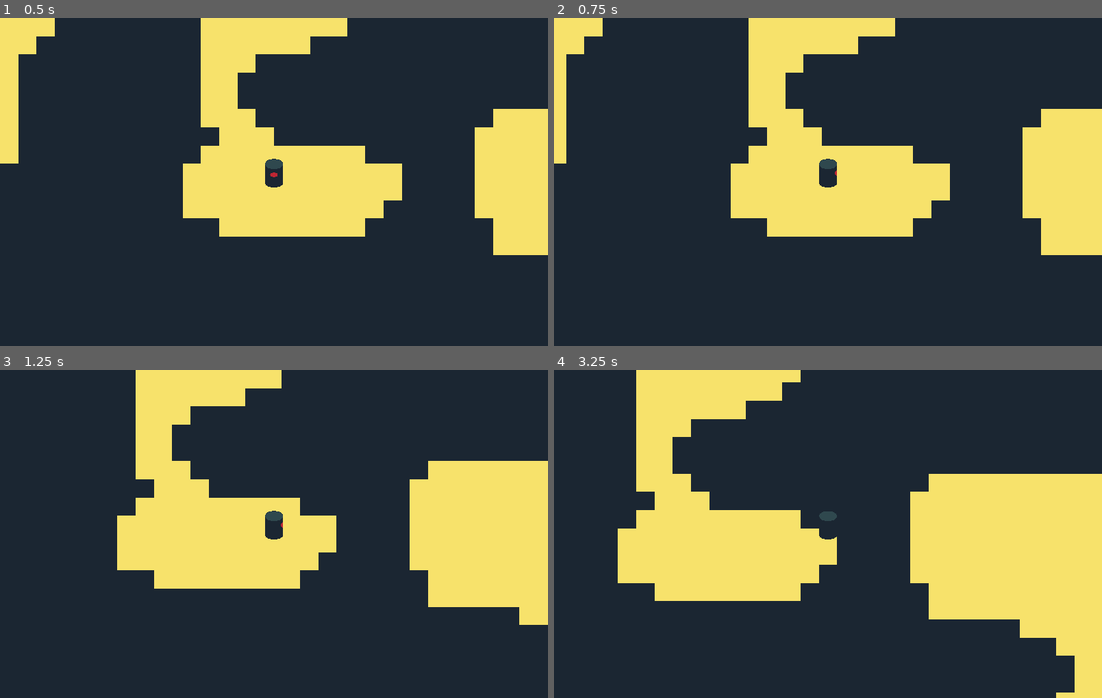
Above: before the commit, frames 1-4 (two rows, left to right).
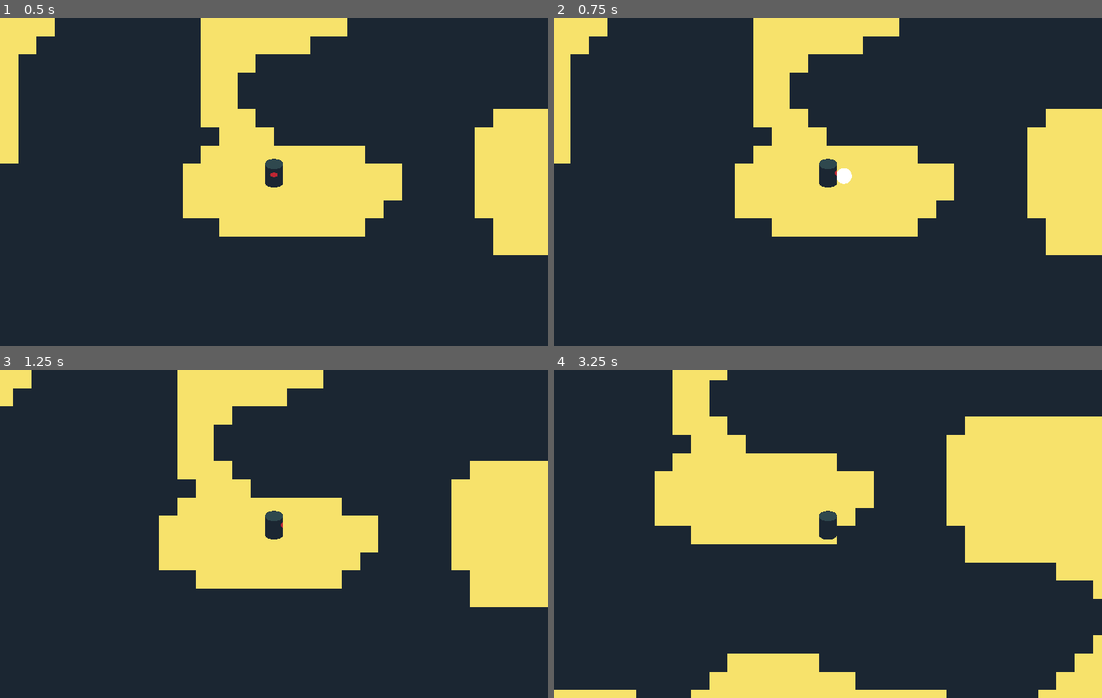
Above: after the commit, the same moments.

Repository: gamkedo-la/Jungle-Adventure
Game: Godot game, scene res://World.tscn
The game is run twice, just before and just after one commit, with the same random seed, the same clock (stepped at 60 frames per second) and the same inputs.
Inputs:
- Up to frame 1 (0.5 s): no input
- Up to frame 2 (0.75 s): tap Enter at 0.5 s; hold Right (ui_right) from 0.53 s (still down); tap C (action, bound only after the commit) at 0.6 s
- Up to frame 3 (1.25 s): keep holding Right (ui_right)
- Up to frame 4 (3.25 s): release Right (ui_right) at 1.28 s; hold Down (ui_down) 1.28-2.03 s; tap C (action, bound only after the commit) at 1.35, 2.1, 2.85 s; hold Right (ui_right) 2.03-2.78 s; hold Up (ui_up) from 2.78 s (still down)

Frame 1 is identical in both runs. In frame 2, 2.0% of the frame differs, in the area x 2-90%, y 0-73%; in frame 3, 14%; in frame 4, 35%, in the area x 0-100%, y 0-100%.

Commit message:
Player strike box

Diff:
--- a/Player/Player.gd
+++ b/Player/Player.gd
@@ -1,10 +1,16 @@
 extends KinematicBody2D
+
+enum {
+	MOVE,
+	STRIKE
+}
 
 export var ACCELERATION = 1000
 export var MAX_SPEED = 500
 export var ROLL_SPEED = 120
 export var FRICTION = 1500
 
+var state = MOVE
 var velocity = Vector2.ZERO
 var input_vector = Vector2.ZERO
 
@@ -13,6 +19,13 @@
 onready var animationState = animationTree.get("parameters/playback")
 
 func _process(delta):
+	match state:
+		MOVE:
+			state_move(delta)
+		STRIKE:
+			state_strike(delta)
+
+func state_move(delta):
 	input_vector = Vector2.ZERO
 	input_vector.x = Input.get_action_strength("ui_right") - Input.get_action_strength("ui_left")
 	input_vector.y = Input.get_action_strength("ui_down") - Input.get_action_strength("ui_up")
@@ -21,7 +34,25 @@
 	if !input_vector.is_equal_approx(Vector2.ZERO):
 		velocity = velocity.move_toward(input_vector * MAX_SPEED, ACCELERATION * delta)
 		animationTree.set("parameters/Idle/blend_position", input_vector)
+		animationTree.set("parameters/Strike/blend_position", input_vector)
+		animationState.travel("Idle")
 	else:
 		velocity = velocity.move_toward(Vector2.ZERO, FRICTION * delta)
 
+	if velocity.is_equal_approx(Vector2.ZERO):
+		animationState.travel("Idle")
+	if Input.is_action_just_pressed("action"):
+		state = STRIKE
+
 	velocity = move_and_slide(velocity)
+
+
+func state_strike(delta):
+	animationState.travel("Strike")
+	velocity = velocity.move_toward(Vector2.ZERO, FRICTION * delta)
+	velocity = move_and_slide(velocity)
+
+
+
+func set_state_to_move():
+	state = MOVE
--- a/Player/Player.tscn
+++ b/Player/Player.tscn
@@ -71,37 +71,289 @@
 "values": [ 2 ]
 }
 
-[sub_resource type="AnimationNodeAnimation" id=6]
+[sub_resource type="Animation" id=6]
+resource_name = "StrikeDown"
+length = 0.2
+tracks/0/type = "value"
+tracks/0/path = NodePath("Sprite:frame")
+tracks/0/interp = 1
+tracks/0/loop_wrap = true
+tracks/0/imported = false
+tracks/0/enabled = true
+tracks/0/keys = {
+"times": PoolRealArray( 0, 0.1 ),
+"transitions": PoolRealArray( 1, 1 ),
+"update": 1,
+"values": [ 7, 6 ]
+}
+tracks/1/type = "method"
+tracks/1/path = NodePath(".")
+tracks/1/interp = 1
+tracks/1/loop_wrap = true
+tracks/1/imported = false
+tracks/1/enabled = true
+tracks/1/keys = {
+"times": PoolRealArray( 0.2 ),
+"transitions": PoolRealArray( 1 ),
+"values": [ {
+"args": [  ],
+"method": "set_state_to_move"
+} ]
+}
+tracks/2/type = "value"
+tracks/2/path = NodePath("Position2D/Area2D/CollisionShape2D:disabled")
+tracks/2/interp = 1
+tracks/2/loop_wrap = true
+tracks/2/imported = false
+tracks/2/enabled = true
+tracks/2/keys = {
+"times": PoolRealArray( 0, 0.1 ),
+"transitions": PoolRealArray( 1, 1 ),
+"update": 1,
+"values": [ true, false ]
+}
+tracks/3/type = "value"
+tracks/3/path = NodePath("Position2D:rotation_degrees")
+tracks/3/interp = 1
+tracks/3/loop_wrap = true
+tracks/3/imported = false
+tracks/3/enabled = true
+tracks/3/keys = {
+"times": PoolRealArray( 0 ),
+"transitions": PoolRealArray( 1 ),
+"update": 0,
+"values": [ 0.0 ]
+}
+
+[sub_resource type="Animation" id=7]
+resource_name = "StrikeLeft"
+length = 0.2
+tracks/0/type = "value"
+tracks/0/path = NodePath("Sprite:frame")
+tracks/0/interp = 1
+tracks/0/loop_wrap = true
+tracks/0/imported = false
+tracks/0/enabled = true
+tracks/0/keys = {
+"times": PoolRealArray( 0, 0.1 ),
+"transitions": PoolRealArray( 1, 1 ),
+"update": 1,
+"values": [ 1, 0 ]
+}
+tracks/1/type = "method"
+tracks/1/path = NodePath(".")
+tracks/1/interp = 1
+tracks/1/loop_wrap = true
+tracks/1/imported = false
+tracks/1/enabled = true
+tracks/1/keys = {
+"times": PoolRealArray( 0.2 ),
+"transitions": PoolRealArray( 1 ),
+"values": [ {
+"args": [  ],
+"method": "set_state_to_move"
+} ]
+}
+tracks/2/type = "value"
+tracks/2/path = NodePath("Position2D/Area2D/CollisionShape2D:disabled")
+tracks/2/interp = 1
+tracks/2/loop_wrap = true
+tracks/2/imported = false
+tracks/2/enabled = true
+tracks/2/keys = {
+"times": PoolRealArray( 0, 0.1 ),
+"transitions": PoolRealArray( 1, 1 ),
+"update": 1,
+"values": [ false, true ]
+}
+tracks/3/type = "value"
+tracks/3/path = NodePath("Position2D:rotation_degrees")
+tracks/3/interp = 1
+tracks/3/loop_wrap = true
+tracks/3/imported = false
+tracks/3/enabled = true
+tracks/3/keys = {
+"times": PoolRealArray( 0 ),
+"transitions": PoolRealArray( 1 ),
+"update": 0,
+"values": [ 90.0 ]
+}
+
+[sub_resource type="Animation" id=8]
+resource_name = "StrikeRight"
+length = 0.2
+tracks/0/type = "value"
+tracks/0/path = NodePath("Sprite:frame")
+tracks/0/interp = 1
+tracks/0/loop_wrap = true
+tracks/0/imported = false
+tracks/0/enabled = true
+tracks/0/keys = {
+"times": PoolRealArray( 0, 0.1 ),
+"transitions": PoolRealArray( 1, 1 ),
+"update": 1,
+"values": [ 5, 4 ]
+}
+tracks/1/type = "method"
+tracks/1/path = NodePath(".")
+tracks/1/interp = 1
+tracks/1/loop_wrap = true
+tracks/1/imported = false
+tracks/1/enabled = true
+tracks/1/keys = {
+"times": PoolRealArray( 0.2 ),
+"transitions": PoolRealArray( 1 ),
+"values": [ {
+"args": [  ],
+"method": "set_state_to_move"
+} ]
+}
+tracks/2/type = "value"
+tracks/2/path = NodePath("Position2D/Area2D/CollisionShape2D:disabled")
+tracks/2/interp = 1
+tracks/2/loop_wrap = true
+tracks/2/imported = false
+tracks/2/enabled = true
+tracks/2/keys = {
+"times": PoolRealArray( 0, 0.1 ),
+"transitions": PoolRealArray( 1, 1 ),
+"update": 1,
+"values": [ false, true ]
+}
+tracks/3/type = "value"
+tracks/3/path = NodePath("Position2D:rotation_degrees")
+tracks/3/interp = 1
+tracks/3/loop_wrap = true
+tracks/3/imported = false
+tracks/3/enabled = true
+tracks/3/keys = {
+"times": PoolRealArray( 0 ),
+"transitions": PoolRealArray( 1 ),
+"update": 0,
+"values": [ 270.0 ]
+}
+
+[sub_resource type="Animation" id=9]
+resource_name = "StrikeUp"
+length = 0.2
+tracks/0/type = "value"
+tracks/0/path = NodePath("Sprite:frame")
+tracks/0/interp = 1
+tracks/0/loop_wrap = true
+tracks/0/imported = false
+tracks/0/enabled = true
+tracks/0/keys = {
+"times": PoolRealArray( 0, 0.1 ),
+"transitions": PoolRealArray( 1, 1 ),
+"update": 1,
+"values": [ 3, 2 ]
+}
+tracks/1/type = "method"
+tracks/1/path = NodePath(".")
+tracks/1/interp = 1
+tracks/1/loop_wrap = true
+tracks/1/imported = false
+tracks/1/enabled = true
+tracks/1/keys = {
+"times": PoolRealArray( 0.2 ),
+"transitions": PoolRealArray( 1 ),
+"values": [ {
+"args": [  ],
+"method": "set_state_to_move"
+} ]
+}
+tracks/2/type = "value"
+tracks/2/path = NodePath("Position2D/Area2D/CollisionShape2D:disabled")
+tracks/2/interp = 1
+tracks/2/loop_wrap = true
+tracks/2/imported = false
+tracks/2/enabled = true
+tracks/2/keys = {
+"times": PoolRealArray( 0, 0.1 ),
+"transitions": PoolRealArray( 1, 1 ),
+"update": 1,
+"values": [ false, true ]
+}
+tracks/3/type = "value"
+tracks/3/path = NodePath("Position2D:rotation_degrees")
+tracks/3/interp = 1
+tracks/3/loop_wrap = true
+tracks/3/imported = false
+tracks/3/enabled = true
+tracks/3/keys = {
+"times": PoolRealArray( 0 ),
+"transitions": PoolRealArray( 1 ),
+"update": 0,
+"values": [ 180.0 ]
+}
+
+[sub_resource type="AnimationNodeAnimation" id=10]
 animation = "IdleLeft"
 
-[sub_resource type="AnimationNodeAnimation" id=7]
+[sub_resource type="AnimationNodeAnimation" id=11]
 animation = "IdleDown"
 
-[sub_resource type="AnimationNodeAnimation" id=8]
+[sub_resource type="AnimationNodeAnimation" id=12]
 animation = "IdleRight"
 
-[sub_resource type="AnimationNodeAnimation" id=9]
+[sub_resource type="AnimationNodeAnimation" id=13]
 animation = "IdleUp"
 
-[sub_resource type="AnimationNodeBlendSpace2D" id=10]
-blend_point_0/node = SubResource( 6 )
+[sub_resource type="AnimationNodeBlendSpace2D" id=14]
+blend_point_0/node = SubResource( 10 )
 blend_point_0/pos = Vector2( -1, 0 )
-blend_point_1/node = SubResource( 7 )
+blend_point_1/node = SubResource( 11 )
 blend_point_1/pos = Vector2( 0, 1.1 )
-blend_point_2/node = SubResource( 8 )
+blend_point_2/node = SubResource( 12 )
 blend_point_2/pos = Vector2( 1, 0 )
-blend_point_3/node = SubResource( 9 )
+blend_point_3/node = SubResource( 13 )
 blend_point_3/pos = Vector2( 0, -1.1 )
 min_space = Vector2( -1, -1.1 )
 max_space = Vector2( 1, 1.1 )
 blend_mode = 1
 
-[sub_resource type="AnimationNodeStateMachine" id=11]
-states/Idle/node = SubResource( 10 )
+[sub_resource type="AnimationNodeAnimation" id=15]
+animation = "StrikeLeft"
+
+[sub_resource type="AnimationNodeAnimation" id=16]
+animation = "StrikeDown"
+
+[sub_resource type="AnimationNodeAnimation" id=17]
+animation = "StrikeRight"
+
+[sub_resource type="AnimationNodeAnimation" id=18]
+animation = "StrikeUp"
+
+[sub_resource type="AnimationNodeBlendSpace2D" id=19]
+blend_point_0/node = SubResource( 15 )
+blend_point_0/pos = Vector2( -1, 0 )
+blend_point_1/node = SubResource( 16 )
+blend_point_1/pos = Vector2( 0, 1.1 )
+blend_point_2/node = SubResource( 17 )
+blend_point_2/pos = Vector2( 1, 0 )
+blend_point_3/node = SubResource( 18 )
+blend_point_3/pos = Vector2( 0, -1.1 )
+min_space = Vector2( -1, -1.1 )
+max_space = Vector2( 1, 1.1 )
+blend_mode = 1
+
+[sub_resource type="AnimationNodeStateMachineTransition" id=20]
+
+[sub_resource type="AnimationNodeStateMachineTransition" id=21]
+
+[sub_resource type="AnimationNodeStateMachine" id=22]
+states/Idle/node = SubResource( 14 )
 states/Idle/position = Vector2( 418, 77 )
+states/Strike/node = SubResource( 19 )
+states/Strike/position = Vector2( 418, 145 )
+transitions = [ "Idle", "Strike", SubResource( 20 ), "Strike", "Idle", SubResource( 21 ) ]
 start_node = "Idle"
-
-[sub_resource type="AnimationNodeStateMachinePlayback" id=12]
+graph_offset = Vector2( -64, -29 )
+
+[sub_resource type="AnimationNodeStateMachinePlayback" id=23]
+
+[sub_resource type="CircleShape2D" id=24]
+radius = 25.02
 
 [node name="Player" type="KinematicBody2D"]
 collision_layer = 2
@@ -127,10 +379,24 @@
 anims/IdleLeft = SubResource( 3 )
 anims/IdleRight = SubResource( 4 )
 anims/IdleUp = SubResource( 5 )
+anims/StrikeDown = SubResource( 6 )
+anims/StrikeLeft = SubResource( 7 )
+anims/StrikeRight = SubResource( 8 )
+anims/StrikeUp = SubResource( 9 )
 
 [node name="AnimationTree" type="AnimationTree" parent="."]
-tree_root = SubResource( 11 )
+tree_root = SubResource( 22 )
 anim_player = NodePath("../AnimationPlayer")
 active = true
-parameters/playback = SubResource( 12 )
+parameters/playback = SubResource( 23 )
 parameters/Idle/blend_position = Vector2( 0, 1 )
+parameters/Strike/blend_position = Vector2( 0, 1 )
+
+[node name="Position2D" type="Position2D" parent="."]
+
+[node name="Area2D" type="Area2D" parent="Position2D"]
+
+[node name="CollisionShape2D" type="CollisionShape2D" parent="Position2D/Area2D"]
+position = Vector2( 3.8147e-06, 58 )
+shape = SubResource( 24 )
+disabled = true
--- a/project.godot
+++ b/project.godot
@@ -60,6 +60,17 @@
 , Object(InputEventKey,"resource_local_to_scene":false,"resource_name":"","device":0,"alt":false,"shift":false,"control":false,"meta":false,"command":false,"pressed":false,"scancode":83,"unicode":0,"echo":false,"script":null)
  ]
 }
+ui_page_up={
+"deadzone": 0.5,
+"events": [ Object(InputEventKey,"resource_local_to_scene":false,"resource_name":"","device":0,"alt":false,"shift":false,"control":false,"meta":false,"command":false,"pressed":false,"scancode":16777235,"unicode":0,"echo":false,"script":null)
+ ]
+}
+action={
+"deadzone": 0.5,
+"events": [ Object(InputEventKey,"resource_local_to_scene":false,"resource_name":"","device":0,"alt":false,"shift":false,"control":false,"meta":false,"command":false,"pressed":false,"scancode":67,"unicode":0,"echo":false,"script":null)
+, Object(InputEventKey,"resource_local_to_scene":false,"resource_name":"","device":0,"alt":false,"shift":false,"control":false,"meta":false,"command":false,"pressed":false,"scancode":74,"unicode":0,"echo":false,"script":null)
+ ]
+}
 
 [layer_names]
 
Not shown: 1 places in Player/Player.tscn that only renumber resources
